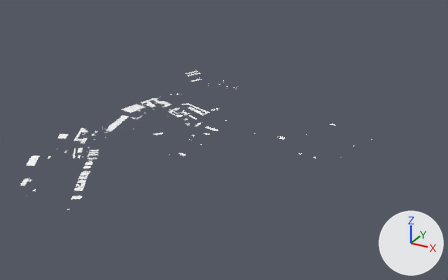
One commit to the glTF model MapData/meshes/bld_roof_3_2.glb: the scene before it, then after it.
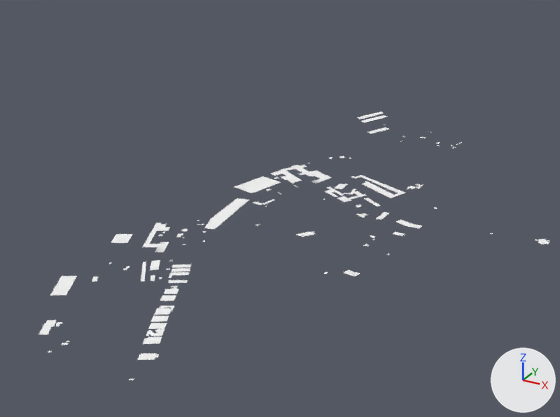
The first picture shows the older version from a camera (50 mm lens) standing at (2201.0, -924.0, 825.0) and looking at (1412.0, 510.0, 108.0). The close-ups show the older and then the newer version on the part from 0% to 65% of the width and 5% to 82% of the height of that picture. Only the edits that show in the close-ups are written down. Lighting does not change. The marker at lower right points along +X, +Y and +Z.

The first close-up shows 'geometry_0'.
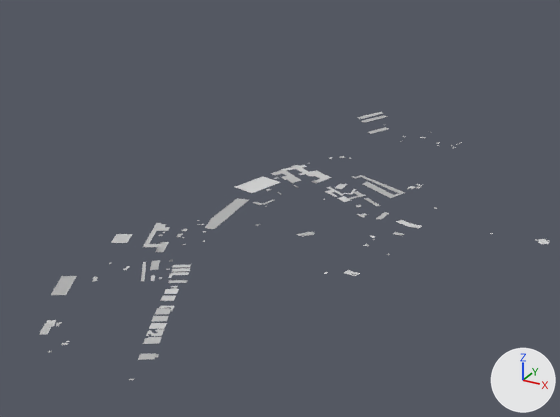
Changed parts and their boxes [x1, y1, x2, y2] in the close-ups (560 x 417 px; the box of a moved part takes in the faces that stretch with it):
'geometry_0', recoloured, reshaped
    both: [39, 112, 549, 380]
part 1 of me_geometry_0, rebuilt
    before: [45, 320, 57, 327]
    after: [46, 320, 57, 326]
part 2 of me_geometry_0, moved or reshaped
    before: [39, 170, 424, 336]
    after: [39, 170, 422, 336]

The change, as a list of edits to the scene's bpy script:
```text
Change mat_bld_roof:
    where n0 = _N.new('ShaderNodeBsdfPrincipled'); n0.name = 'Principled BSDF'
    remove n0.inputs[0].default_value = (1.0, 1.0, 1.0, 1.0)  # 'Base Color', white #ffffff
    add n2 = _N.new('ShaderNodeVertexColor'); n2.name = 'Color Attribute'
    add _L.new(n2.outputs[0], n0.inputs[0])  # 'Color' to 'Base Color'
Change me_geometry_0:
    used by ob_geometry_0; location = (0.0, 0.0, 0.0)
    remove me_geometry_0.from_pydata(...)  # 710 vertices, 466 faces; spans x 993.0..1883.0, y 6.0..1007.0, z 7.0..133.0
    add me_geometry_0.from_pydata(...)  # 711 vertices, 467 faces; spans x 994.0..1883.0, y 6.0..1007.0, z 7.0..133.0
    me_geometry_0 part 1: the loose piece of 4 vertices spanning x 1074.0..1095.0, y 53.0..76.0, z 99.0 is rebuilt with 4 vertices and now spans x 1075.0..1094.0, y 54.0..75.0, z 99.0
    me_geometry_0 part 2
    41 vertices are removed from x 993.0..1357.0, y 26.0..806.0, z 75.0..122.0
    70 faces are deleted
    6 vertices move from x 1220.0..1351.0, y 92.0..801.0, z 75.0..106.0 to x 1220.0..1353.0, y 92.0..801.0, z 75.0..106.0
    42 vertices are added at x 994.0..1357.0, y 27.0..804.0, z 75.0..122.0
    71 new faces join them
    other edits to the shape of me_geometry_0 do not show in these pictures
```
